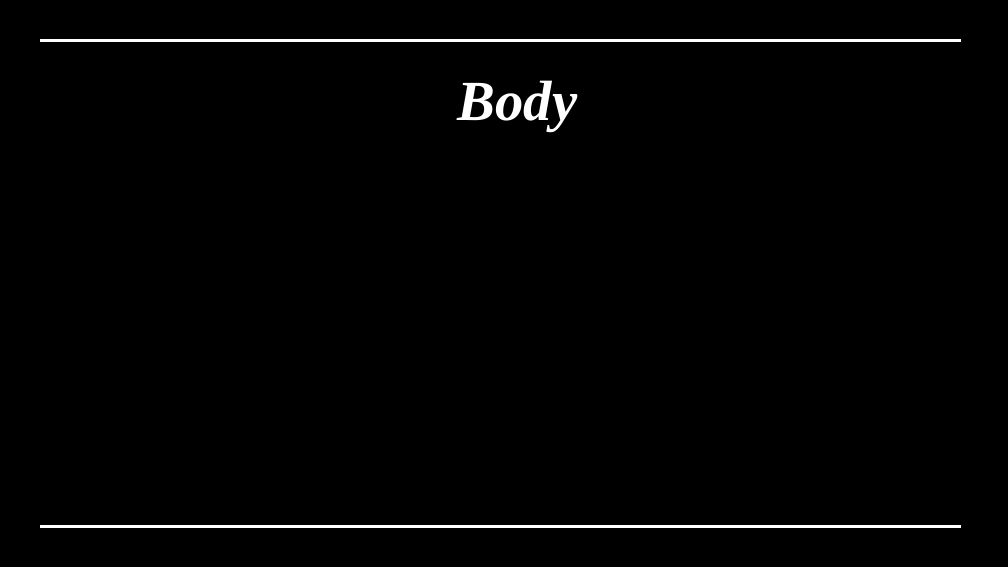
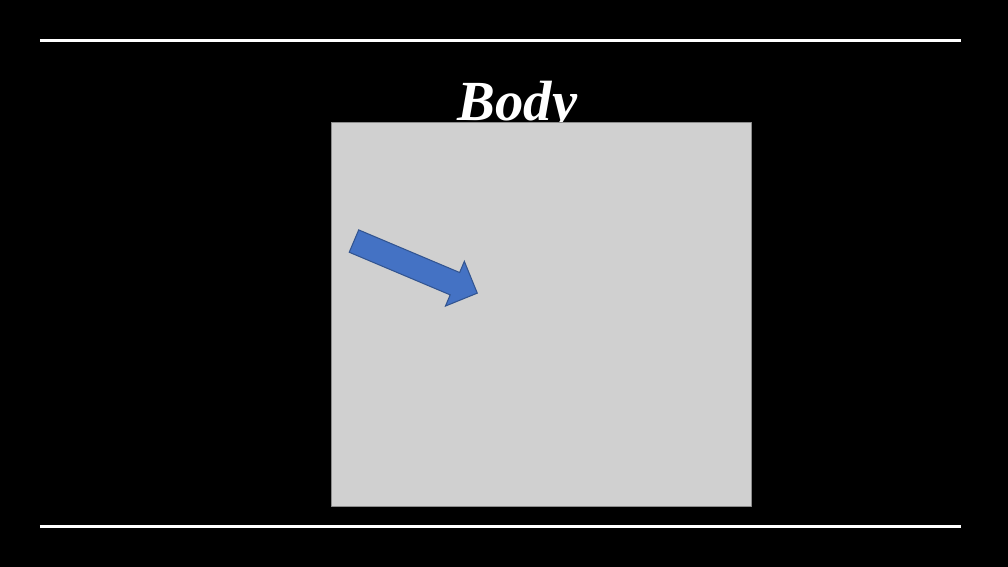
Before and after one commit to ComanacDragos/University, a slide deck: slide 8 of Semester 1 Master/Ethics, Research Methodology/presentation.pptx. Drawn at 1008x567 pixels with LibreOffice and Linux fonts; fonts in the diff are those of the drawing; grey boxes stand for pictures; background and template pictures are left out; a plain dark background stands for a picture behind light text. Boxes give left, top, right and bottom in pixels: in the first picture for what was removed or moved away, otherwise in the second. Text is boxed around its words. In the diff, an @@ line names an element or a change of style, - is before the commit and + after.

```diff
--- a/Semester 1 Master/Ethics, Research Methodology/presentation.pptx
+++ b/Semester 1 Master/Ethics, Research Methodology/presentation.pptx
@@ picture added at [331, 123, 752, 507] @@
@@ right arrow added at [344, 219, 487, 315], fill #4472C4, outline #325491 1 pt @@
```
Also in this commit, not shown: 7 other slides changed, 31 other files.
